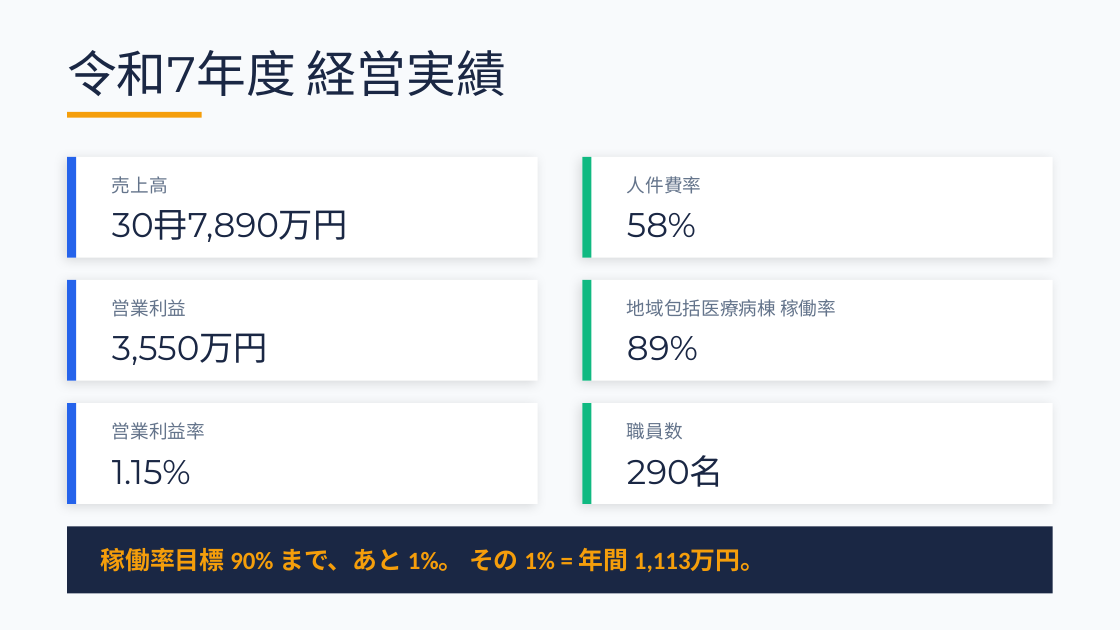
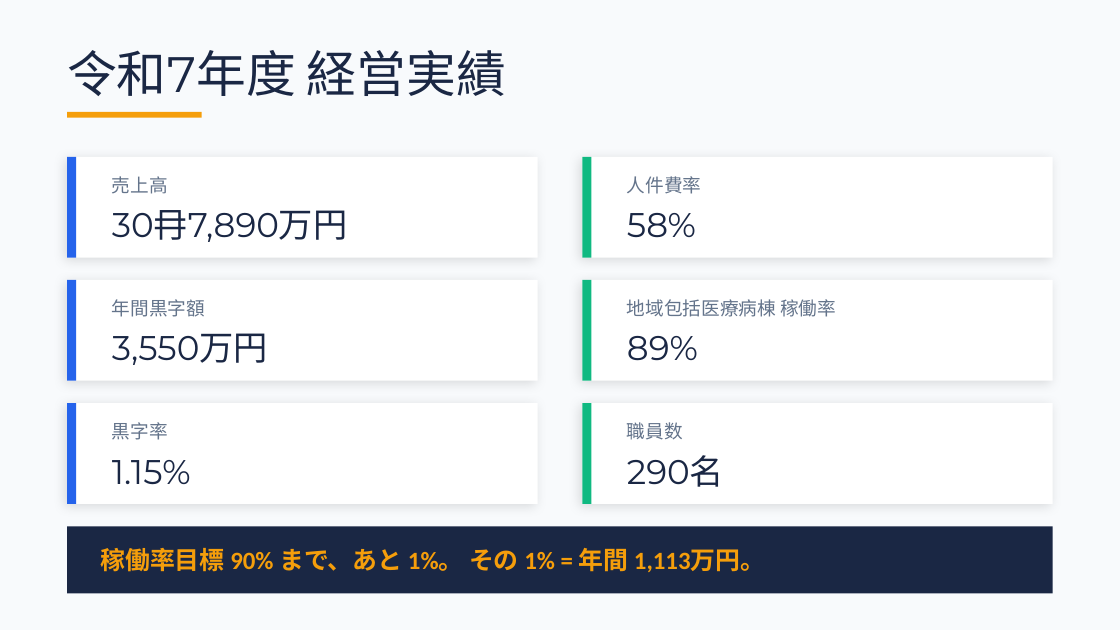
Before and after one commit to torukubota2023/bed-control-simulator, a slide deck: slide 4 of docs/admin/bed_control_evolution_presentation.pptx. Drawn at 1120x630 pixels with LibreOffice and Linux fonts; fonts in the diff are those of the drawing. Boxes give left, top, right and bottom in pixels: in the first picture for what was removed or moved away, otherwise in the second. Text is boxed around its words. In the diff, an @@ line names an element or a change of style, - is before the commit and + after.

```diff
--- a/docs/admin/bed_control_evolution_presentation.pptx
+++ b/docs/admin/bed_control_evolution_presentation.pptx
@@ text at <box>112,299,205,317</box>: text changed @@
-営業利益
+年間黒字額
@@ text at <box>112,422,168,440</box>: text changed @@
-営業利益率
+黒字率
```
Also in this commit, not shown: 5 other slides changed, 8 other files.
